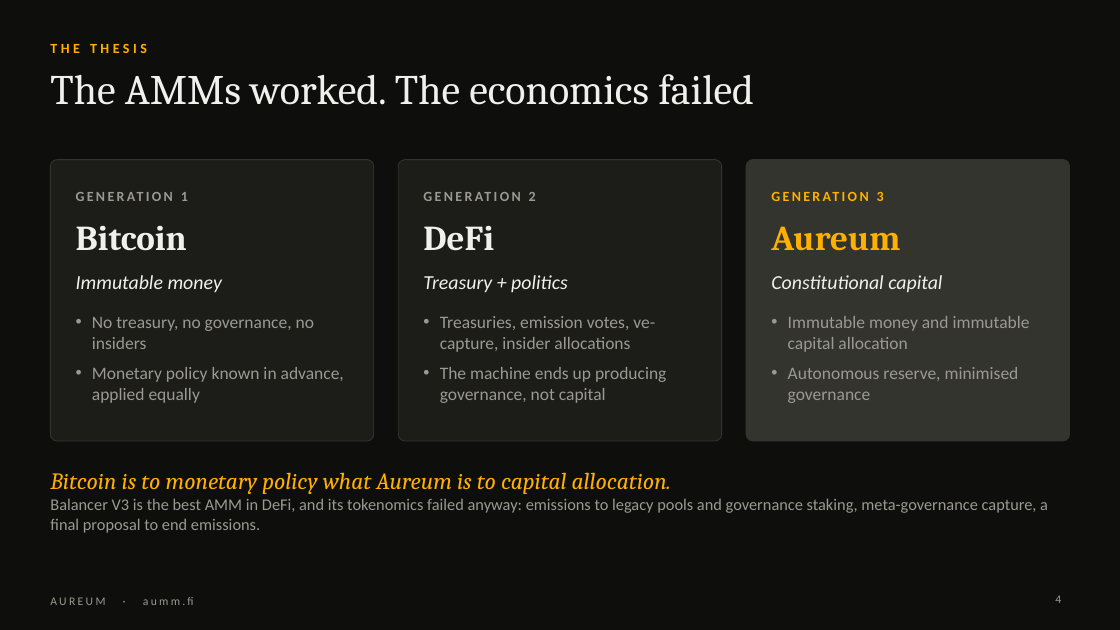
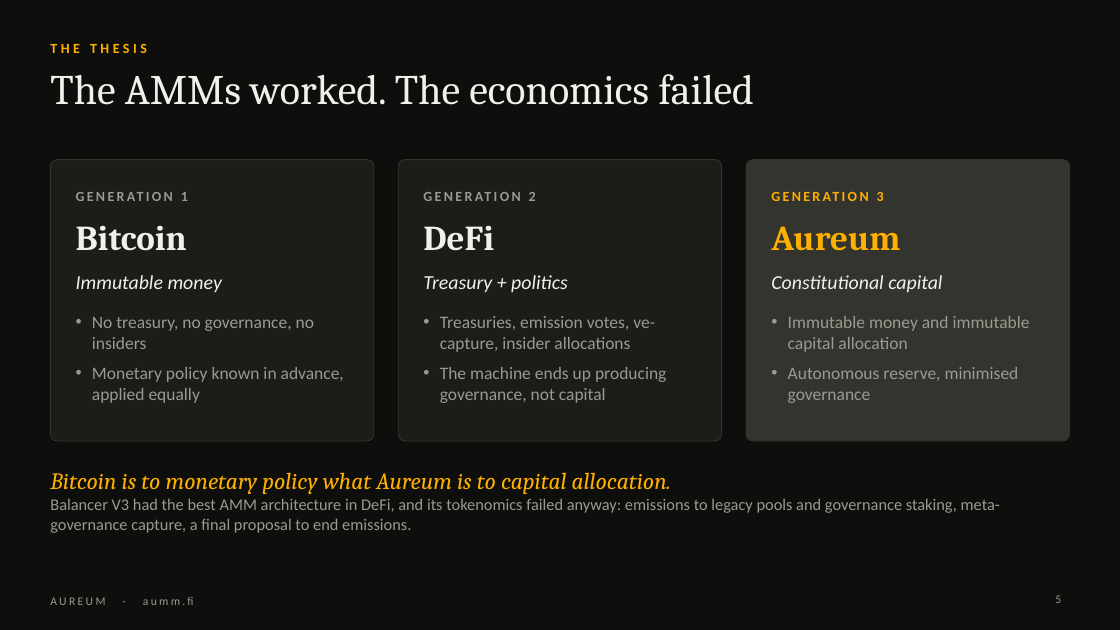
Before and after one commit to aummfi-bit/aumm-site, a slide deck: slide 5 of decks/Aureum_Intro_Nevin.pptx (slide 4 before the commit). Drawn at 1120x630 pixels with LibreOffice and Linux fonts; fonts in the diff are those of the drawing. Boxes give left, top, right and bottom in pixels: in the first picture for what was removed or moved away, otherwise in the second. Text is boxed around its words. In the diff, an @@ line names an element or a change of style, - is before the commit and + after.

```diff
--- a/decks/Aureum_Intro_Nevin.pptx
+++ b/decks/Aureum_Intro_Nevin.pptx
@@ text at bbox=[50, 498, 1000, 533]: text changed @@
-Balancer V3 is the best AMM in DeFi, and its tokenomics failed anyway: emissions to legacy pools and governance staking, meta-governance capture, a final proposal to end emissions.
+Balancer V3 had the best AMM architecture in DeFi, and its tokenomics failed anyway: emissions to legacy pools and governance staking, meta-governance capture, a final proposal to end emissions.
@@ page number at bbox=[1055, 595, 1061, 603]: text changed @@
-4
+5
```
Also in this commit, not shown: 10 other slides changed, 1 slide added, 1 other file.
